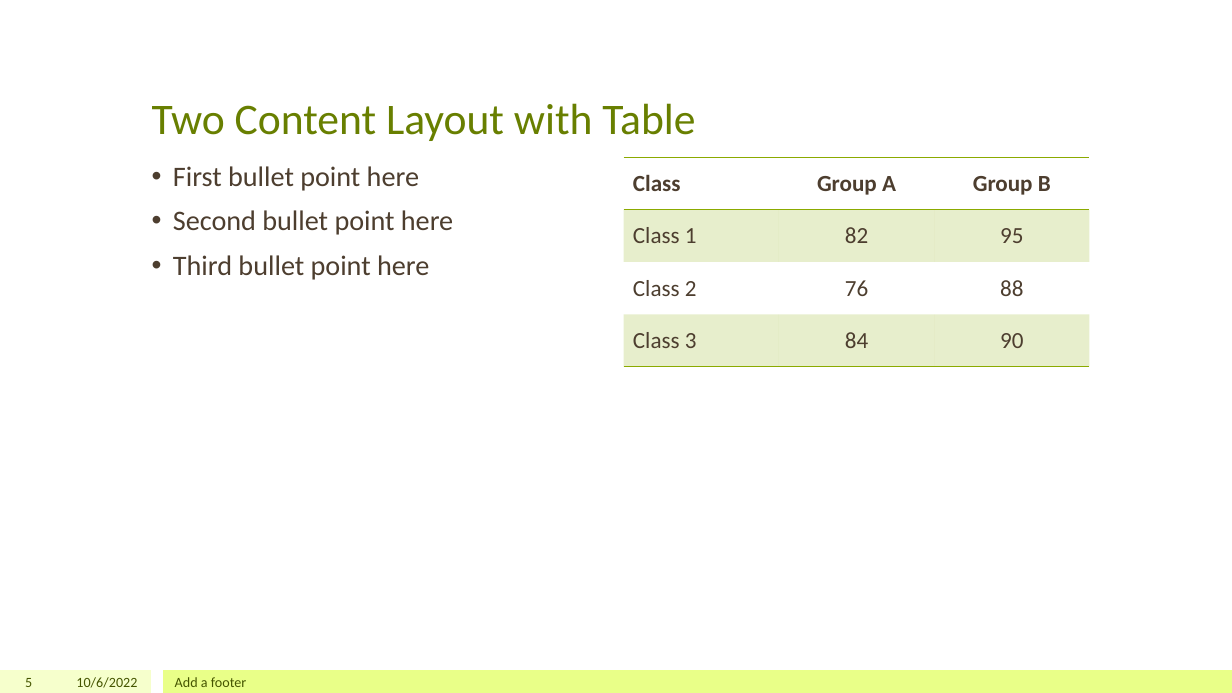
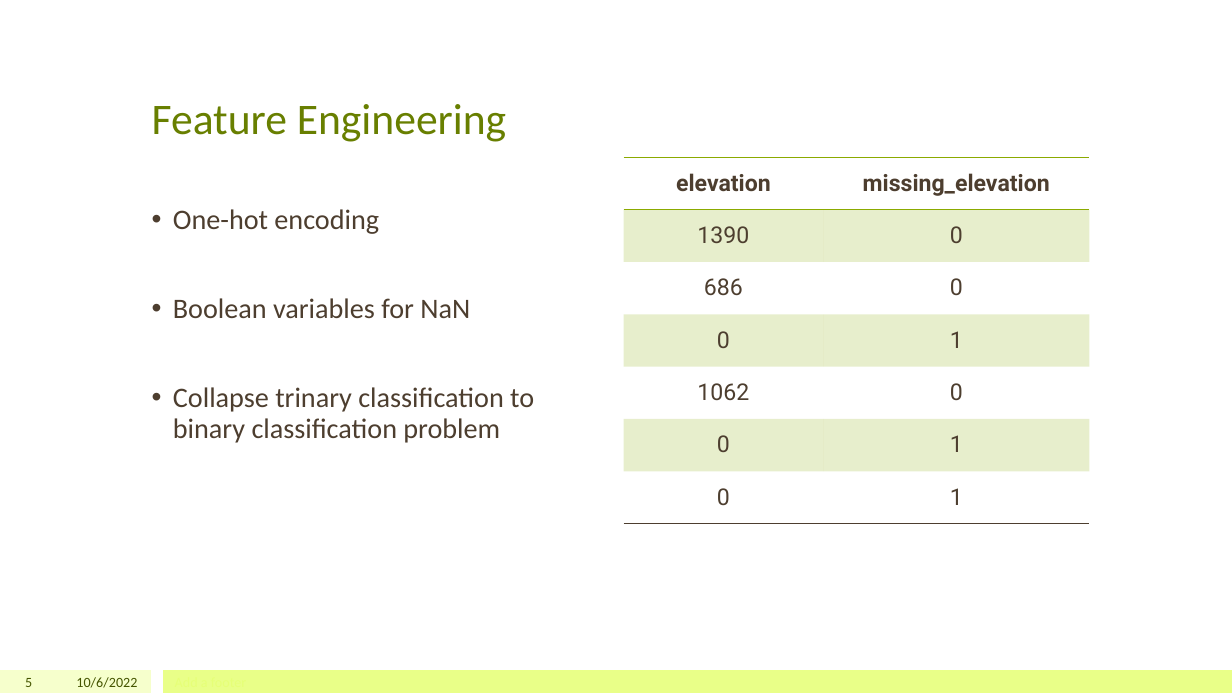
Before and after one commit to jeffreytoller/Project-3, a slide deck: slide 5 of A Data Science Approach to Maintaining Water Sources.pptx. Drawn at 1232x693 pixels with LibreOffice and Linux fonts; fonts in the diff are those of the drawing. Boxes give left, top, right and bottom in pixels: in the first picture for what was removed or moved away, otherwise in the second. Text is boxed around its words. In the diff, an @@ line names an element or a change of style, - is before the commit and + after.

```diff
--- a/A Data Science Approach to Maintaining Water Sources.pptx
+++ b/A Data Science Approach to Maintaining Water Sources.pptx
@@ title at <box>152,104,506,142</box>: text changed @@
-Two Content Layout with Table
+Feature Engineering
@@ table at <box>624,157,1090,524</box> @@
-Class | Group A | Group B
-Class 1 | 82 | 95
-Class 2 | 76 | 88
-Class 3 | 84 | 90
+elevation | missing_elevation
+1390 | 0
+686 | 0
+0 | 1
+1062 | 0
+0 | 1
+0 | 1
@@ text at <box>173,209,534,443</box>: text changed @@
-• First bullet point here
-• Second bullet point here
-• Third bullet point here
+• One-hot encoding
+• Boolean variables for NaN
+• Collapse trinary classification to binary classification problem
@@ text removed at <box>175,677,246,687</box> @@
-Add a footer
```
Also in this commit, not shown: 8 other slides changed, 2 slides added, 2 slides removed, 4 other files.
